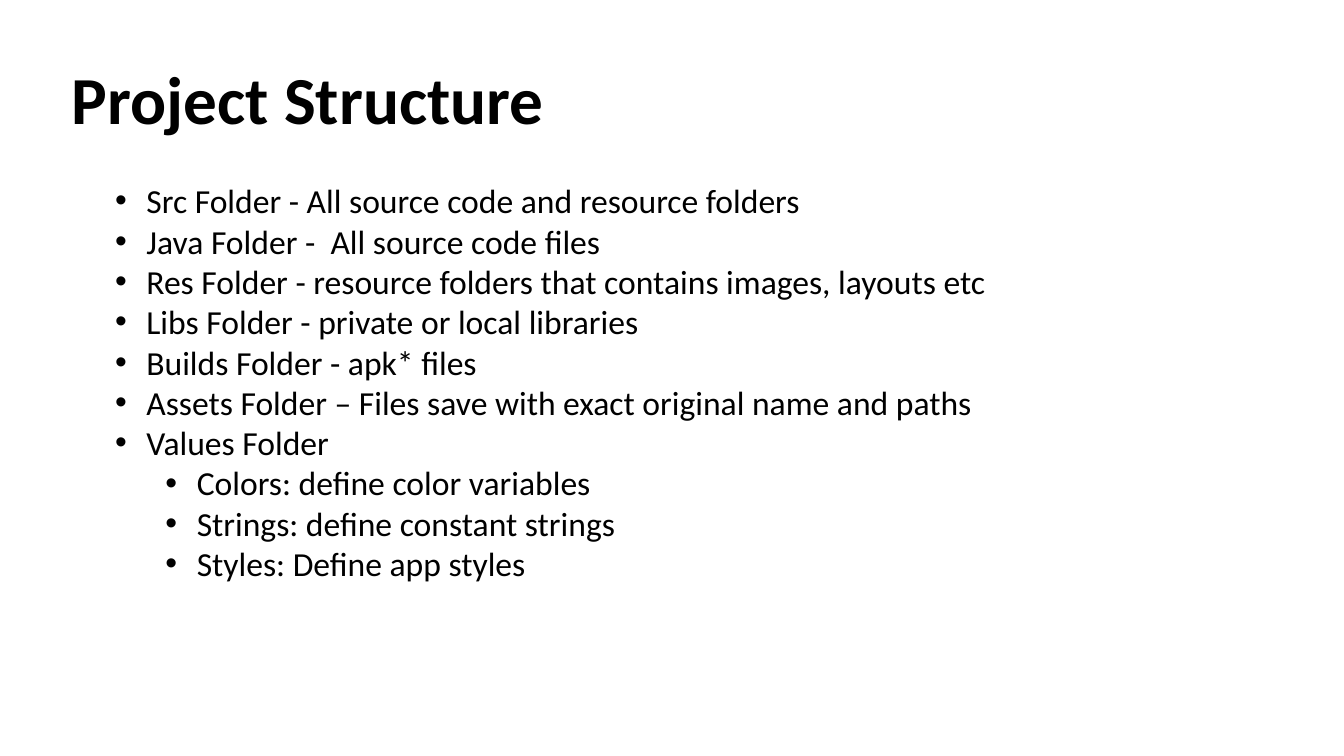
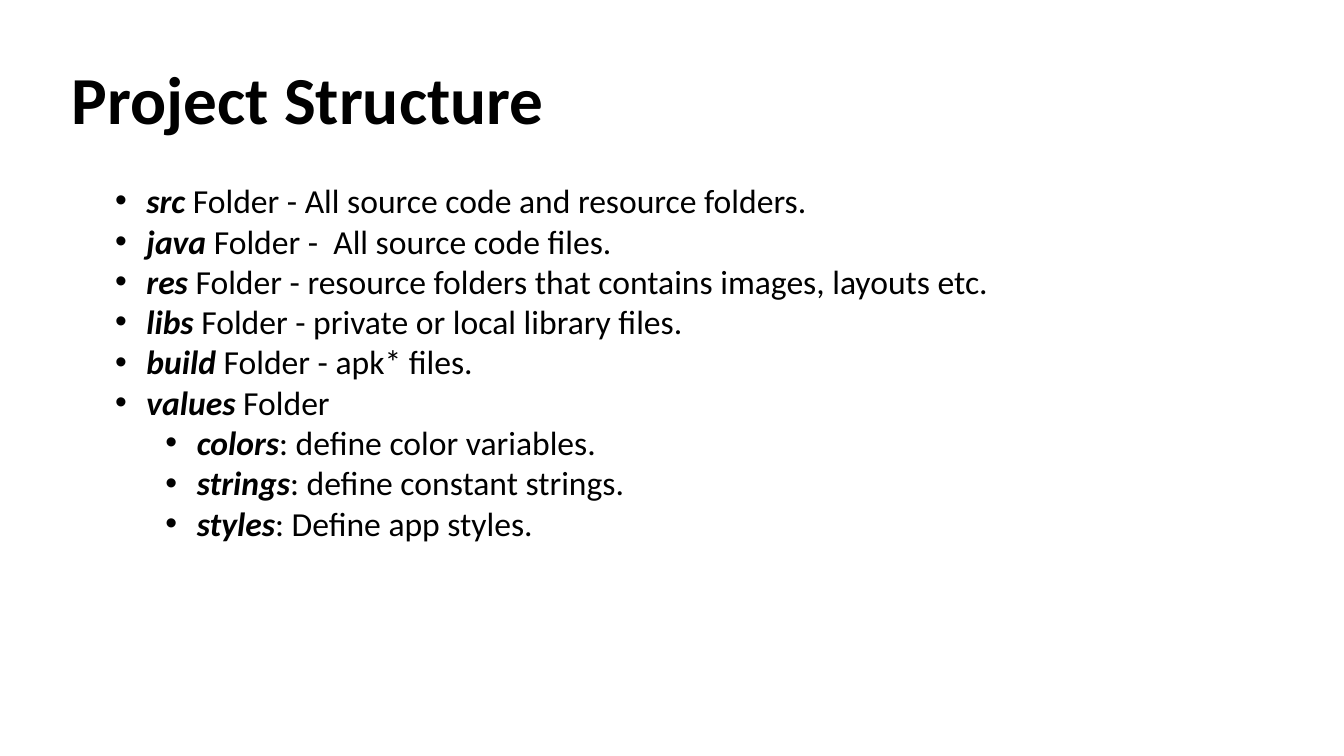
Before and after one commit to talhahasanzia/Android-Workshop, a slide deck: slide 7 of Presentation.pptx (slide 8 before the commit). Drawn at 1344x756 pixels with LibreOffice and Linux fonts; fonts in the diff are those of the drawing. Boxes give left, top, right and bottom in pixels: in the first picture for what was removed or moved away, otherwise in the second. Text is boxed around its words. In the diff, an @@ line names an element or a change of style, - is before the commit and + after.

```diff
--- a/Presentation.pptx
+++ b/Presentation.pptx
@@ text at (146, 189, 988, 542): text changed @@
-  • Src Folder - All source code and resource folders
-  • Java Folder - All source code files
-  • Res Folder - resource folders that contains images, layouts etc
-  • Libs Folder - private or local libraries
-  • Builds Folder - apk* files
-  • Assets Folder – Files save with exact original name and paths
-  • Values Folder
-    • Colors: define color variables
-    • Strings: define constant strings
-    • Styles: Define app styles
+  • src Folder - All source code and resource folders.
+  • java Folder - All source code files.
+  • res Folder - resource folders that contains images, layouts etc.
+  • libs Folder - private or local library files.
+  • build Folder - apk* files.
+  • values Folder
+    • colors: define color variables.
+    • strings: define constant strings.
+    • styles: Define app styles.
```
Also in this commit, not shown: 6 other slides changed, 1 slide removed, 1 other file.
